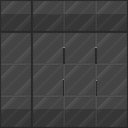
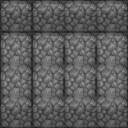
Layered file, before and after one edit (128×128). Changes by layer:
hid "light cube" over [0, 0, 128, 128]
added layer "light for extra contrast" (hard light) above "light" over [1, 1, 127, 127]
showed "light" over [0, 0, 128, 128]
added layer "t_rock_wall" above "t_wall_metal #1" over [0, 0, 128, 128]
hid group "t_wall_metal #1" (2 layers) over [0, 0, 128, 128]
